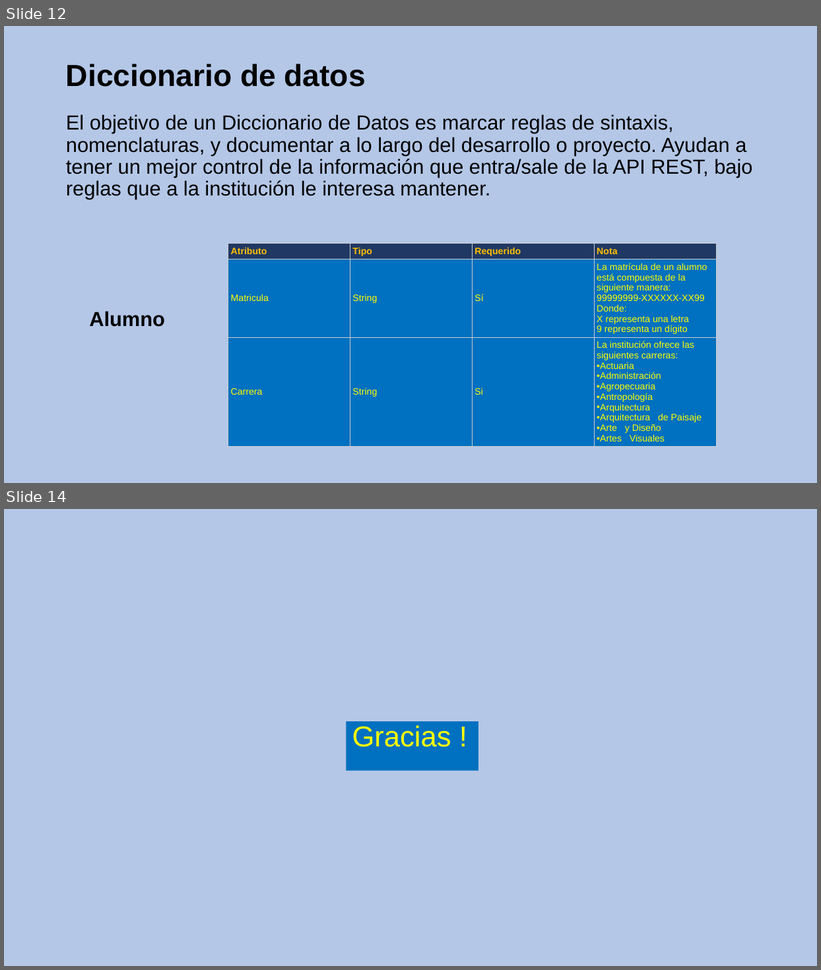
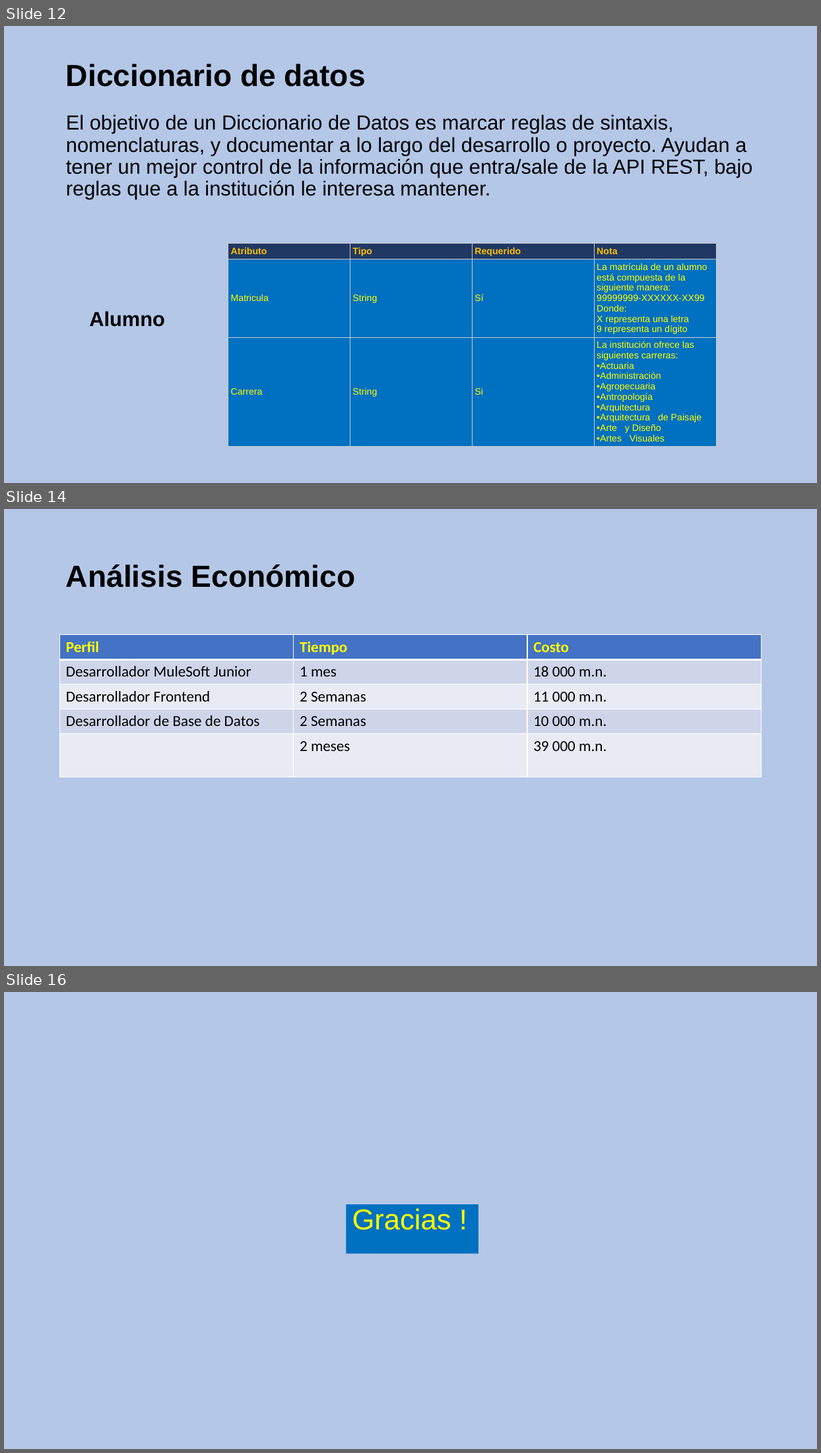
Before and after one commit to CesarFlick/shule-server-repositorio, a slide deck: INSTITUTO POLITÉCNICO NACIONAL.pptx. Shown one above the other, each under a label of ours: slides 12 and 14 before the commit, slides 12, 14 and 16 after it; the slides between them are not shown. The pictures are 821x970 and 821x1453 pixels, drawn with LibreOffice and Linux fonts; fonts in the diff are those of the drawing. Boxes give left, top, right and bottom in pixels: in the first picture for what was removed or moved away, otherwise in the second. Text is boxed around its words. In the diff, an @@ line names an element or a change of style, - is before the commit and + after.

```diff
--- a/INSTITUTO POLITÉCNICO NACIONAL.pptx
+++ b/INSTITUTO POLITÉCNICO NACIONAL.pptx
@@ slide 14 added at [4, 509, 817, 966], background #B4C7E7 @@
@@ title added at [66, 564, 356, 588], 36 pt, text #000000, bold @@
+Análisis Económico
@@ table added at [60, 634, 761, 775], 5 rows, 3 columns @@
+Perfil | Tiempo | Costo
+Desarrollador MuleSoft Junior | 1 mes | 18 000 m.n.
+Desarrollador Frontend | 2 Semanas | 11 000 m.n.
+Desarrollador de Base de Datos | 2 Semanas | 10 000 m.n.
+ | 2 meses | 39 000 m.n.
@@ what was slide 14 is now slide 16 @@
```
Also in this commit, not shown: 10 slides changed, 1 other slide added, 7 other files.
